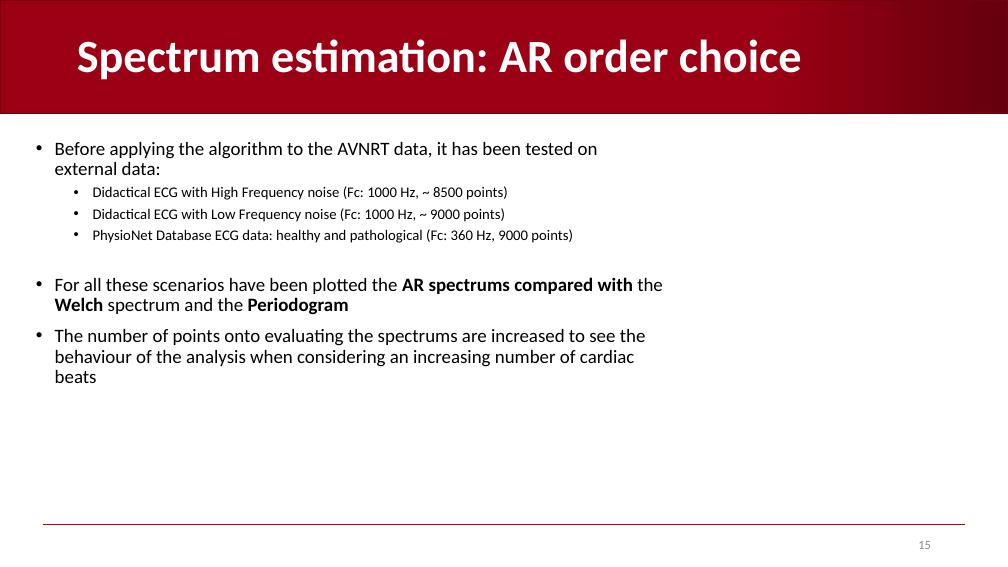
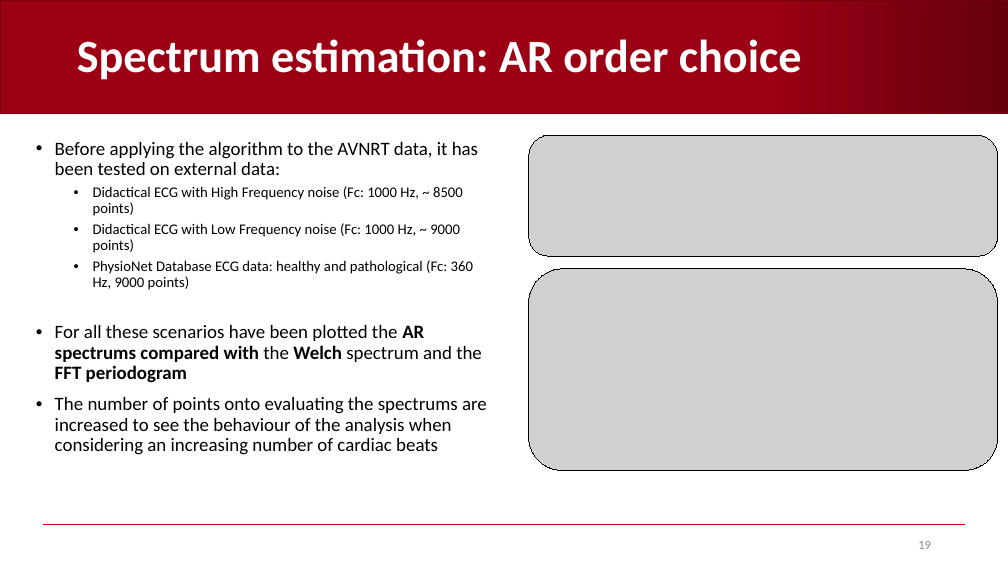
Before and after one commit to AndreaCorrado00/Tesi_magistrale_Corrado_Andrea, a slide deck: slide 19 of Documentation/3. in-depth spectrum analysis.pptx (slide 15 before the commit). Drawn at 1008x567 pixels with LibreOffice and Linux fonts; fonts in the diff are those of the drawing; grey boxes stand for pictures; background and template pictures are left out. Boxes give left, top, right and bottom in pixels: in the first picture for what was removed or moved away, otherwise in the second. Text is boxed around its words. In the diff, an @@ line names an element or a change of style, - is before the commit and + after.

```diff
--- a/Documentation/3. in-depth spectrum analysis.pptx
+++ b/Documentation/3. in-depth spectrum analysis.pptx
@@ picture added at [529, 135, 997, 256] @@
@@ picture added at [529, 269, 997, 471] @@
@@ text at [55, 325, 482, 383]: text changed @@
-• For all these scenarios have been plotted the AR spectrums compared with the Welch spectrum and the Periodogram
+• For all these scenarios have been plotted the AR spectrums compared with the Welch spectrum and the FFT periodogram
```
Also in this commit, not shown: 7 other slides changed, 6 slides added, 7 slides removed, 4 other files.
